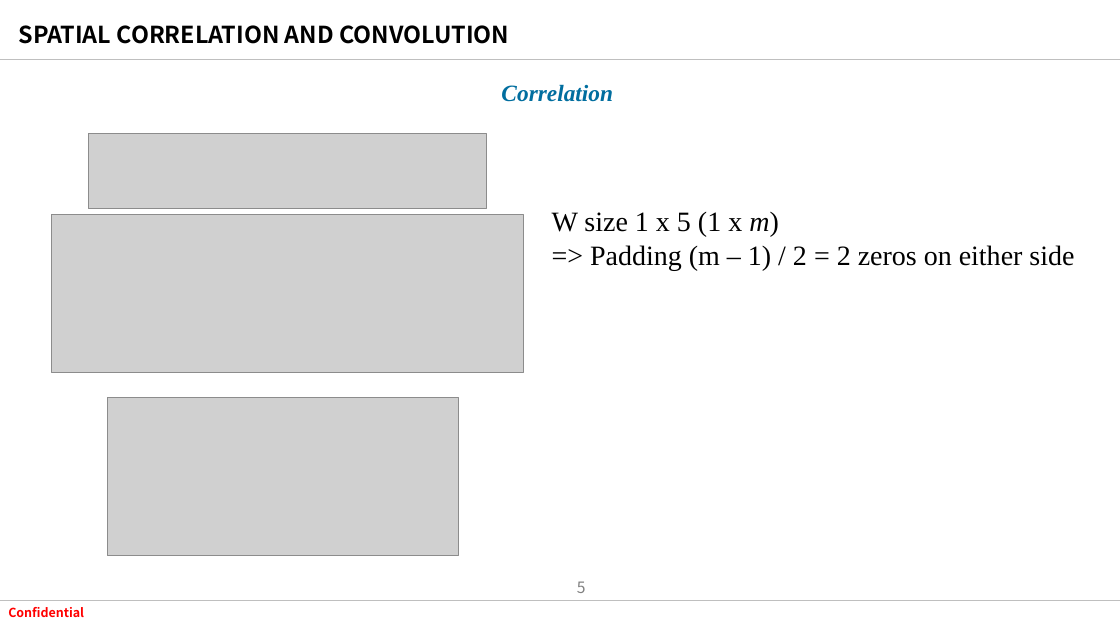
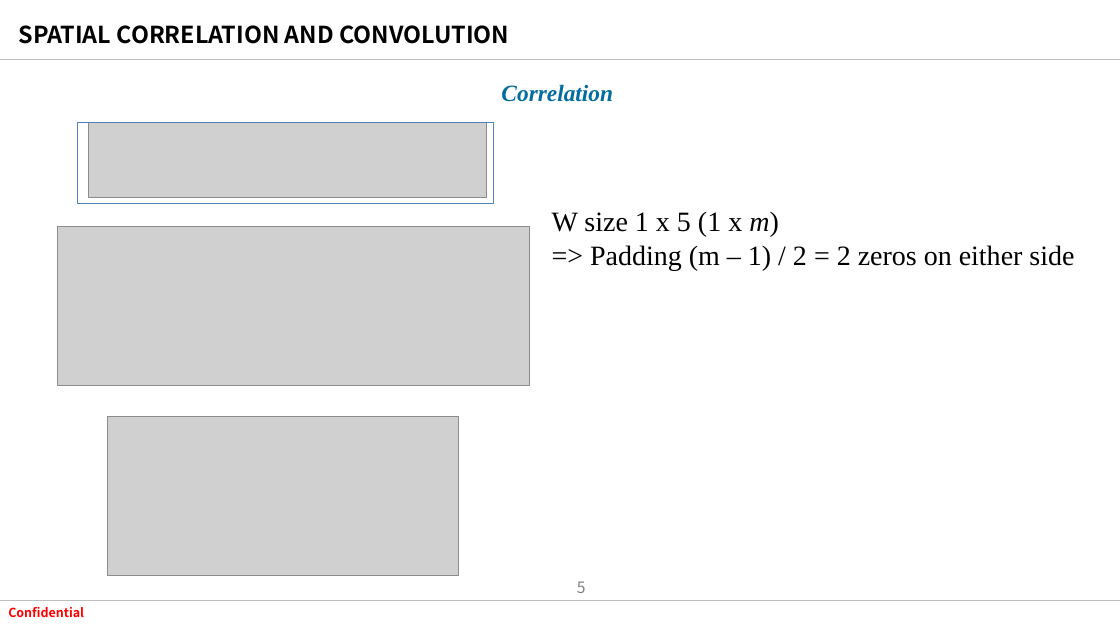
Before and after one commit to tuananh020400/FresherXavisTech, a slide deck: slide 5 of Document/SlideWeek2/Spatial Filltering .pptx. Drawn at 1120x630 pixels with LibreOffice and Linux fonts; fonts in the diff are those of the drawing; grey boxes stand for pictures; background and template pictures are left out. Boxes give left, top, right and bottom in pixels: in the first picture for what was removed or moved away, otherwise in the second. Text is boxed around its words. In the diff, an @@ line names an element or a change of style, - is before the commit and + after.

```diff
--- a/Document/SlideWeek2/Spatial Filltering .pptx
+++ b/Document/SlideWeek2/Spatial Filltering .pptx
@@ rectangle added at (77,123,494,203), outline #4F81BD 0.75 pt @@
@@ picture: place and size @@
-picture at (88,134,486,208)
+picture at (88,123,486,197)
@@ picture: place and size @@
-picture at (51,214,523,373)
+picture at (58,227,530,386)
@@ picture: place and size @@
-picture at (108,397,459,556)
+picture at (108,417,459,576)
```
Also in this commit, not shown: 3 other slides changed, 3 slides added, 3 slides removed, 3 other files.
